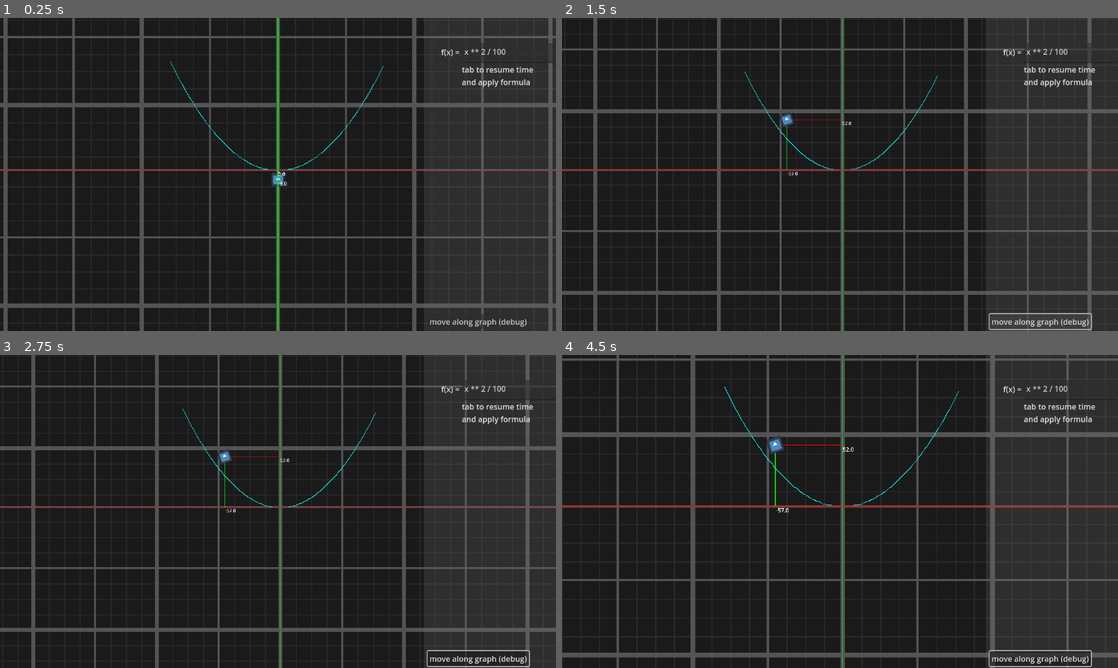
Above: before the commit, frames 1-4 (two rows, left to right).
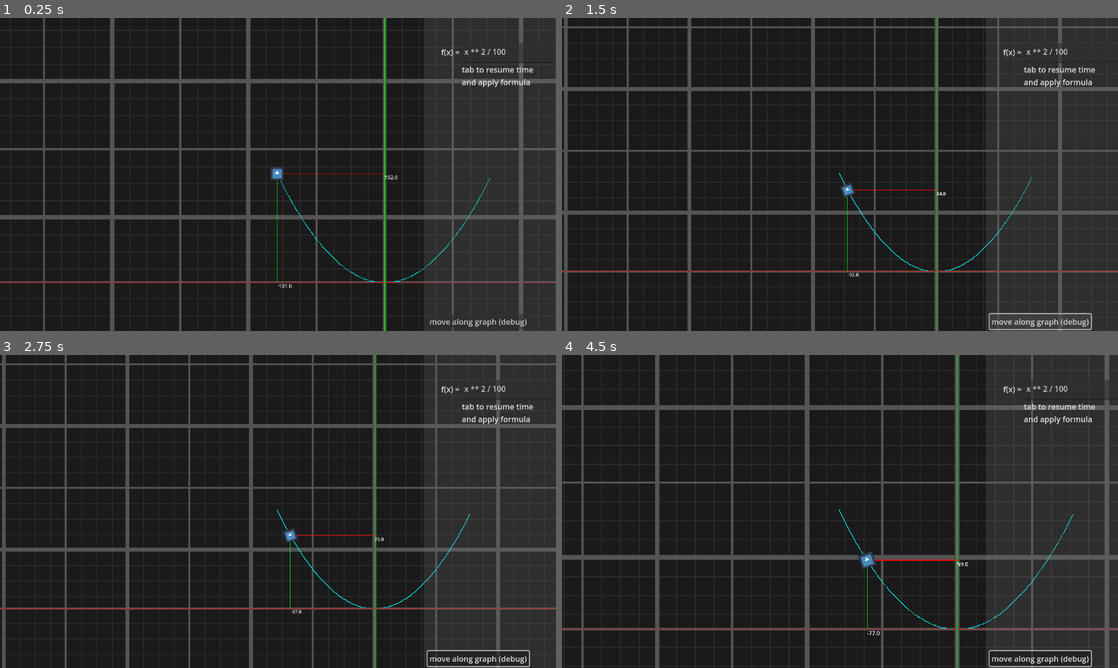
Above: after the commit, the same moments.

Repository: boiiiiiiiii12355/graph-combat
Game: Godot game, scene res://Scenes/game.tscn
Two runs of this game, one before a commit and one after it. Both use one fixed random seed, a clock stepped at 60 frames per second and the inputs below. The engine's default icon, where the game draws it, is replaced by a stand-in: a white triangle on a blue panel in a dark square.
Inputs (mouse positions are in pixels of both pictures, inside the frame that each line leads up to):
- Up to frame 1 (0.25 s): no input
- Up to frame 2 (1.5 s): click "move along graph (debug)" at 0.5 s; click "move along graph (debug)" at 1.25 s
- Up to frame 3 (2.75 s): click "move along graph (debug)" at 2 s
- Up to frame 4 (4.5 s): tap Enter at 2.75 s; move the mouse to (962, 495) at 2.77 s; tap Mouse wheel down (zoom in) at 2.85, 4.35 s; tap Space at 3.5 s; move the mouse to (728, 527) at 3.52 s; tap Mouse wheel up (zoom out) at 3.6 s; move the mouse to (895, 442) at 4.27 s

The runs differ from the first frame. In frame 1, 18% of the frame differs, in the area x 0-100%, y 0-100%; in frame 2, 18%; in frame 3, 18%; in frame 4, 18%.

Commit message:
some bug fixes

Diff:
--- a/Scenes/math_camera.tscn
+++ b/Scenes/math_camera.tscn
@@ -4,6 +4,6 @@
 
 [node name="math_camera" type="Camera2D"]
 position_smoothing_enabled = true
-position_smoothing_speed = 15.0
+position_smoothing_speed = 30.0
 rotation_smoothing_enabled = true
 script = ExtResource("1_pk5hb")
--- a/scripts/player.gd
+++ b/scripts/player.gd
@@ -29,6 +29,9 @@
 	graphing()
 	if paused == false:
 		movement()
+	elif paused:
+		linear_velocity = Vector2.ZERO
+		global_position = path_follow.global_position
 
 
 var move_on_graph = false
